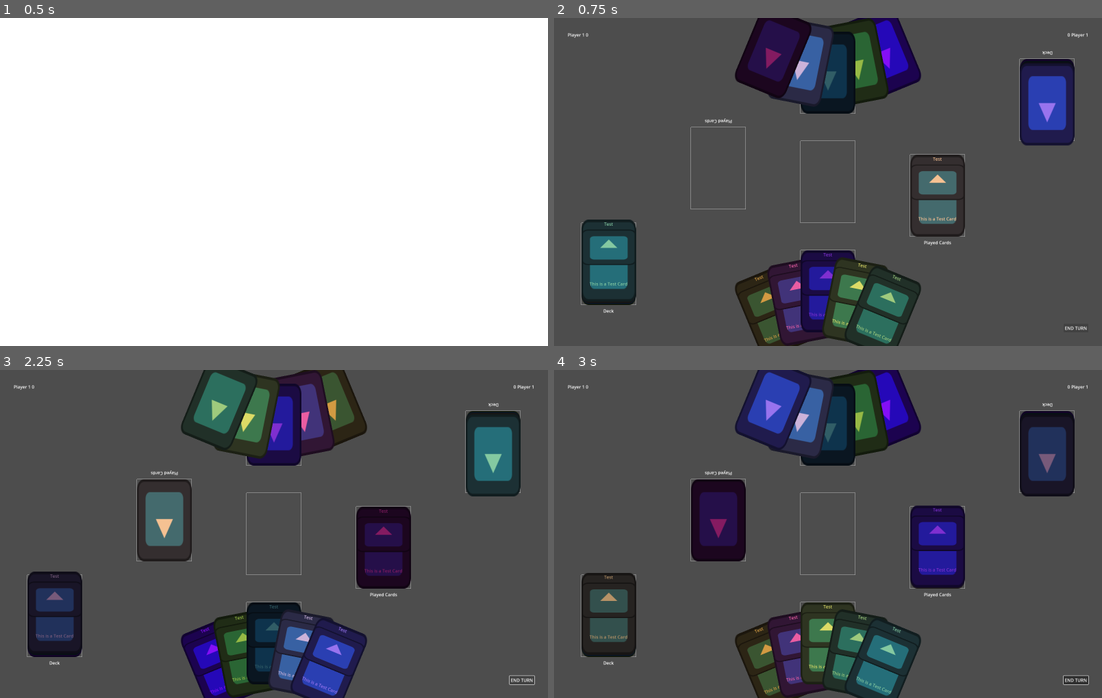
Above: before the commit, frames 1-4 (two rows, left to right).
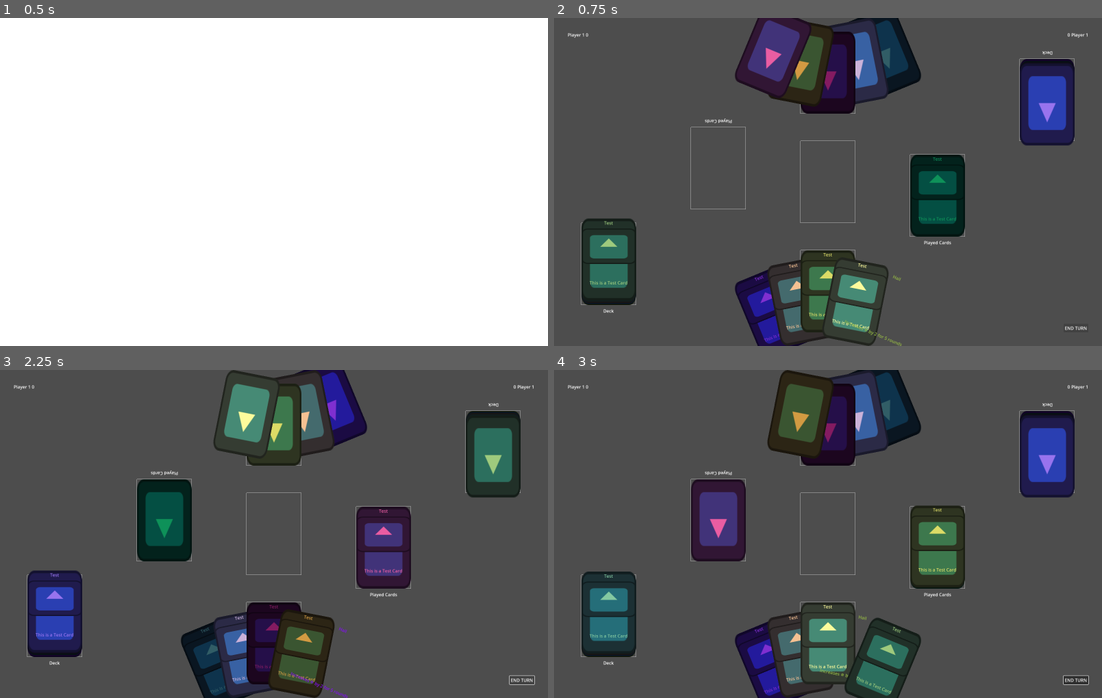
Above: after the commit, the same moments.

Repository: team-fow/hackathon
Game: Godot game, scene res://scenes/game/game.tscn
The game is run twice, just before and just after one commit, with the same random seed, the same clock (stepped at 60 frames per second) and the same inputs. The engine's default icon, where the game draws it, is replaced by a stand-in: a white triangle on a blue panel in a dark square.
Inputs (mouse positions are in pixels of both pictures, inside the frame that each line leads up to):
- Up to frame 1 (0.5 s): no input
- Up to frame 2 (0.75 s): click "END TURN" at 0.5 s
- Up to frame 3 (2.25 s): click "END TURN" at 1.25 s; click "END TURN" at 2 s
- Up to frame 4 (3 s): tap Enter at 2.75 s; drag from (773, 665) to (882, 461) at 2.77 s

Frame 1 is identical in both runs. In frame 2, 15% of the frame differs, in the area x 5-75%, y 0-100%; in frame 3, 19%, in the area x 5-95%, y 0-100%; in frame 4, 18%.

Commit message:
climate cards

Diff:
--- /dev/null
+++ b/resources/card_behavior/climate_card_behavior.gd
@@ -0,0 +1,21 @@
+class_name ClimateCardBehavior
+extends CardBehavior
+
+var game: Game
+
+
+func play(game: Node) -> void:
+	self.game = game
+
+	if card.effect == "reverse": game.reverse = card.value
+	else: game[card.effect] += card.value
+
+	await wait_rounds(card.duration)
+
+	if card.effect == "reverse": game.reverse = 0
+	else: game[card.effect] -= card.value
+
+
+func wait_rounds(rounds: int) -> void:
+	for i: int in rounds:
+		await game.round_ended
--- a/resources/card_data/card_data.gd
+++ b/resources/card_data/card_data.gd
@@ -4,5 +4,5 @@
 @export var name : String
 @export var background : Texture2D
 @export var art : Texture2D
-@export var description : String
+@export_multiline var description : String
 @export var card_script : GDScript = load("res://resources/card_behavior/card_behavior.gd")
--- /dev/null
+++ b/resources/card_data/climate/climate_card_data.gd
@@ -0,0 +1,11 @@
+class_name ClimateCardData
+extends CardData
+
+@export_enum("heat_bonus", "heat_multipler", "cold_bonus", "cold_multiplier", "reverse") var effect: String = "heat_bonus"
+@export var value: int
+@export var duration: int
+
+
+func _init() -> void:
+	if not card_script:
+		card_script = load("res://resources/card_behavior/climate_card_behavior.gd")
--- /dev/null
+++ b/resources/card_data/climate/hail.tres
@@ -0,0 +1,11 @@
+[gd_resource type="Resource" script_class="ClimateCardData" load_steps=2 format=3 uid="uid://c38h230pv1nsi"]
+
+[ext_resource type="Script" path="res://resources/card_data/climate/climate_card_data.gd" id="1_6aed0"]
+
+[resource]
+script = ExtResource("1_6aed0")
+effect = "cold_bonus"
+value = 2
+duration = 2
+name = "Hail"
+description = "Increases ❄️ by 2 for 5 rounds."
--- /dev/null
+++ b/resources/card_data/climate/reverse_1.tres
@@ -0,0 +1,11 @@
+[gd_resource type="Resource" script_class="ClimateCardData" load_steps=2 format=3 uid="uid://b01vgic5v27fx"]
+
+[ext_resource type="Script" path="res://resources/card_data/climate/climate_card_data.gd" id="1_343wu"]
+
+[resource]
+script = ExtResource("1_343wu")
+effect = "reverse"
+value = 0
+duration = 4
+name = "Thermal Shock"
+description = "Reverses 🔥 and ❄️ for 4 rounds."
--- /dev/null
+++ b/resources/card_data/climate/reverse_2.tres
@@ -0,0 +1,11 @@
+[gd_resource type="Resource" script_class="ClimateCardData" load_steps=2 format=3 uid="uid://dbbit2ww74ng"]
+
+[ext_resource type="Script" path="res://resources/card_data/climate/climate_card_data.gd" id="1_oibc2"]
+
+[resource]
+script = ExtResource("1_oibc2")
+effect = "reverse"
+value = 0
+duration = 2
+name = "Thermal Shock"
+description = "Reverses 🔥 and ❄️ for 2 rounds."
--- /dev/null
+++ b/resources/card_data/climate/sun.tres
@@ -0,0 +1,11 @@
+[gd_resource type="Resource" script_class="ClimateCardData" load_steps=2 format=3 uid="uid://dtdbu3xucddl4"]
+
+[ext_resource type="Script" path="res://resources/card_data/climate/climate_card_data.gd" id="1_gh7yv"]
+
+[resource]
+script = ExtResource("1_gh7yv")
+effect = "heat_multipler"
+value = 2
+duration = 5
+name = "Here Comes the Sun"
+description = "Doubles 🔥 for 5 rounds."
--- /dev/null
+++ b/resources/card_data/climate/wind.tres
@@ -0,0 +1,11 @@
+[gd_resource type="Resource" script_class="ClimateCardData" load_steps=2 format=3 uid="uid://bjed1l1rr4eyi"]
+
+[ext_resource type="Script" path="res://resources/card_data/climate/climate_card_data.gd" id="1_rnv1t"]
+
+[resource]
+script = ExtResource("1_rnv1t")
+effect = "cold_bonus"
+value = 1
+duration = 2
+name = "Icy Wind"
+description = "Increases ❄️ by 1 for 2 rounds."
--- a/scenes/game/game.gd
+++ b/scenes/game/game.gd
@@ -1,5 +1,8 @@
 class_name Game
 extends Node2D
+
+signal turn_ended
+signal round_ended
 
 enum Phase {AWAIT_PLAYER_1, PLAYER_1, AWAIT_PLAYER_2, PLAYER_2, MAX}
 
@@ -8,6 +11,12 @@
 
 var curr_phase : Phase = Phase.AWAIT_PLAYER_1
 var turn_idx: int
+
+var heat_bonus: int
+var heat_multiplier: int
+var cold_bonus: int
+var cold_multiplier: int
+var reverse: int
 
 @export var active: bool
 
@@ -33,9 +42,9 @@
 
 func cycle() -> void:
 	while active:
-		curr_phase = (curr_phase + 1) % Phase.MAX
 		await _standby()
 		await _turn()
+		if turn_idx % 2: round_ended.emit()
 
 
 # Called when the player's health reaches an extreme
@@ -65,6 +74,7 @@
 	players[0].draw(1)
 
 	await end_turn_button.pressed
+	turn_ended.emit()
 
 
 # Hides the game state and waits for player input.
--- a/scenes/game/game.tscn
+++ b/scenes/game/game.tscn
@@ -1,13 +1,16 @@
-[gd_scene load_steps=4 format=3 uid="uid://c1b5byliw5f6i"]
+[gd_scene load_steps=6 format=3 uid="uid://c1b5byliw5f6i"]
 
 [ext_resource type="Script" path="res://scenes/game/game.gd" id="1_yqxqw"]
 [ext_resource type="Script" path="res://scenes/game/player_display.gd" id="2_bjjhx"]
+[ext_resource type="Script" path="res://resources/card_data/card_data.gd" id="2_juss8"]
 [ext_resource type="PackedScene" uid="uid://dqlbtioqk3m5q" path="res://scenes/player/player.tscn" id="2_thlmk"]
+[ext_resource type="Resource" uid="uid://c38h230pv1nsi" path="res://resources/card_data/climate/hail.tres" id="3_y728b"]
 
 [node name="Game" type="Node2D" node_paths=PackedStringArray("players", "end_turn_button")]
 position = Vector2(1000, 600)
 script = ExtResource("1_yqxqw")
 players = [NodePath("Player1"), NodePath("Player2")]
+initial_deck = Array[ExtResource("2_juss8")]([ExtResource("3_y728b")])
 active = true
 end_turn_button = NodePath("UI/Margins/EndTurn")
 
